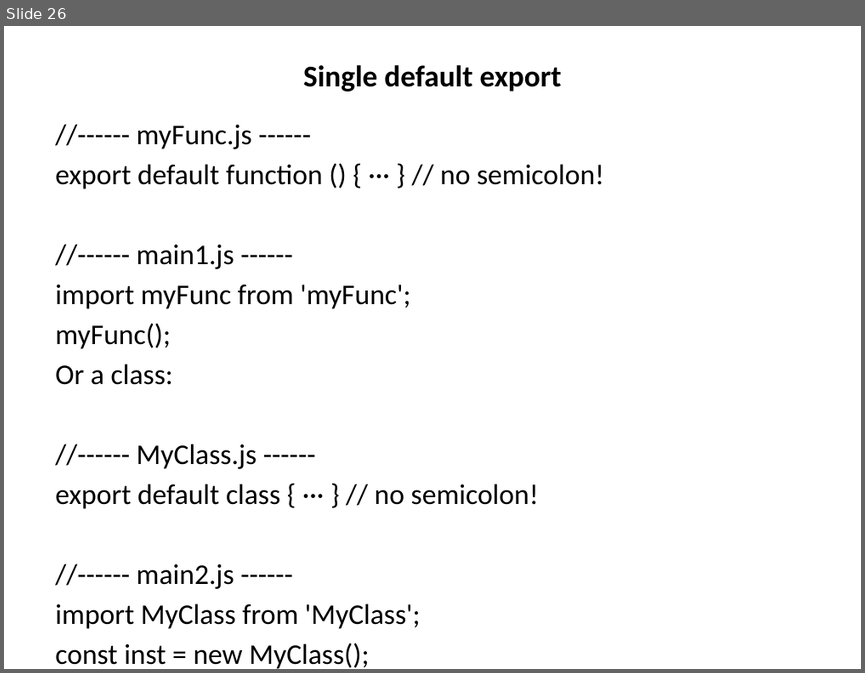
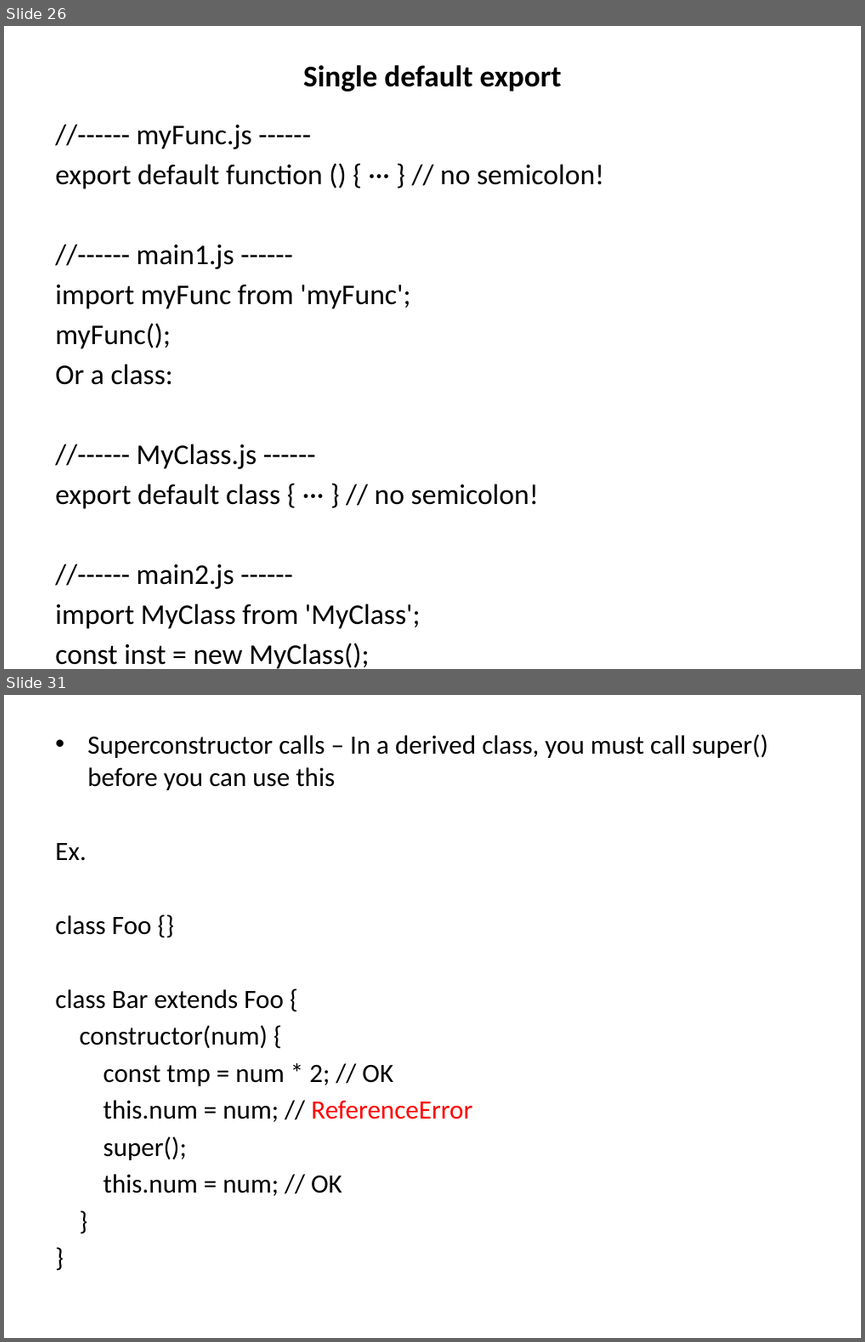
Before and after one commit to jaybidwai02/jsFrameworks, a slide deck: es6/ES6.pptx. Shown one above the other, each under a label of ours: slide 26 before the commit, slides 26 and 31 after it; the slides between them are not shown. The pictures are 865x673 and 865x1342 pixels, drawn with LibreOffice and Linux fonts; fonts in the diff are those of the drawing. Boxes give left, top, right and bottom in pixels: in the first picture for what was removed or moved away, otherwise in the second. Text is boxed around its words. In the diff, an @@ line names an element or a change of style, - is before the commit and + after.

```diff
--- a/es6/ES6.pptx
+++ b/es6/ES6.pptx
@@ slide 31 added at (4,695,861,1338), background #FFFFFF @@
@@ text added at (55,734,768,1196), 22.2 pt, text #000000 @@
+• Superconstructor calls – In a derived class, you must call super() before you can use this
+Ex.
+class Foo {}
+class Bar extends Foo {
+constructor(num) {
+const tmp = num * 2; // OK
+this.num = num; // ReferenceError
+super();
+this.num = num; // OK
+}
+}
```
Also in this commit, not shown: 4 other slides added.
